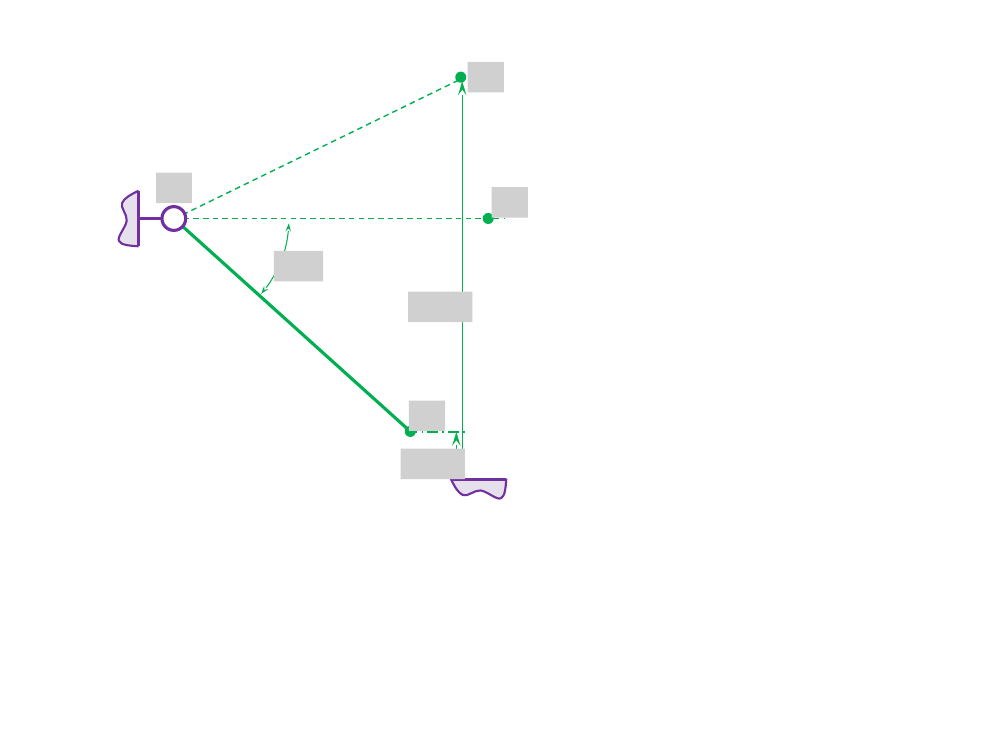
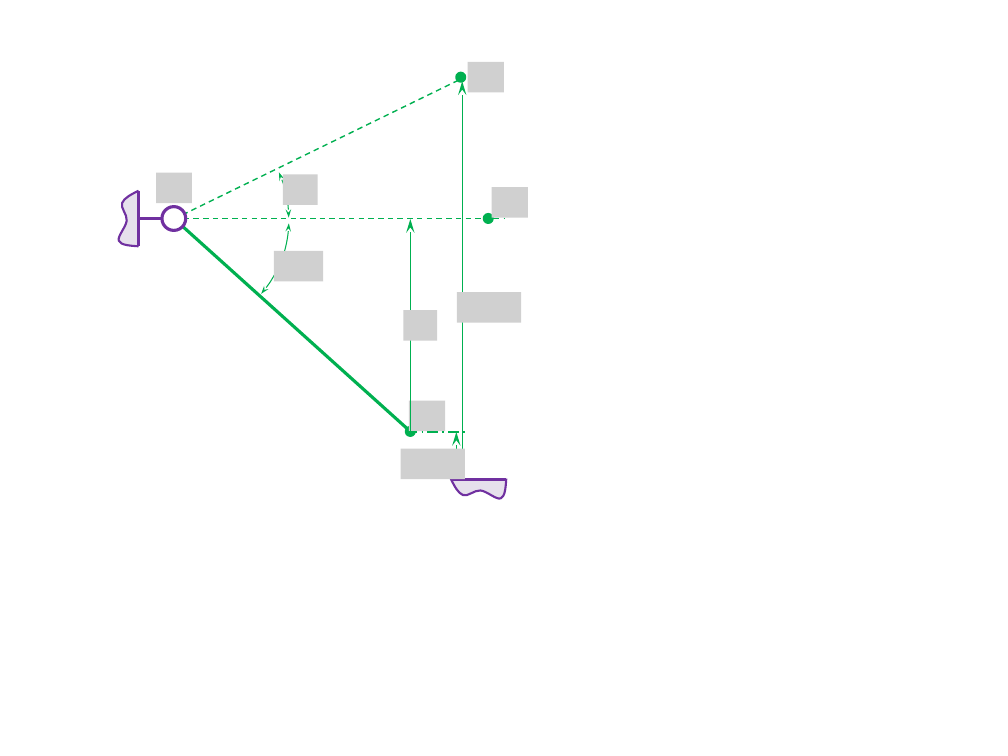
Before and after one commit to xpessoles/Cy_04_PSI_ModelisationDynamique, a slide deck: slide 2 of Revisions_Statique/Fiche_01_Statique_2D_TD_01_Hayon/images/Figures.pptx. Drawn at 1008x756 pixels with LibreOffice and Linux fonts; fonts in the diff are those of the drawing; grey boxes stand for pictures. Boxes give left, top, right and bottom in pixels: in the first picture for what was removed or moved away, otherwise in the second. Text is boxed around its words. In the diff, an @@ line names an element or a change of style, - is before the commit and + after.

```diff
--- a/Revisions_Statique/Fiche_01_Statique_2D_TD_01_Hayon/images/Figures.pptx
+++ b/Revisions_Statique/Fiche_01_Statique_2D_TD_01_Hayon/images/Figures.pptx
@@ arc (boxed as its full ellipse) added at box(59, 104, 289, 334), outline #00B050 0.75 pt @@
@@ picture added at box(283, 174, 319, 205) @@
@@ arrow added from (410, 432) to (410, 219), #00B050 1 pt @@
@@ picture: place and size @@
-picture at box(408, 291, 473, 322)
+picture at box(457, 292, 521, 323)
@@ picture added at box(403, 310, 437, 341) @@
```
Also in this commit, not shown: 1 other file.
